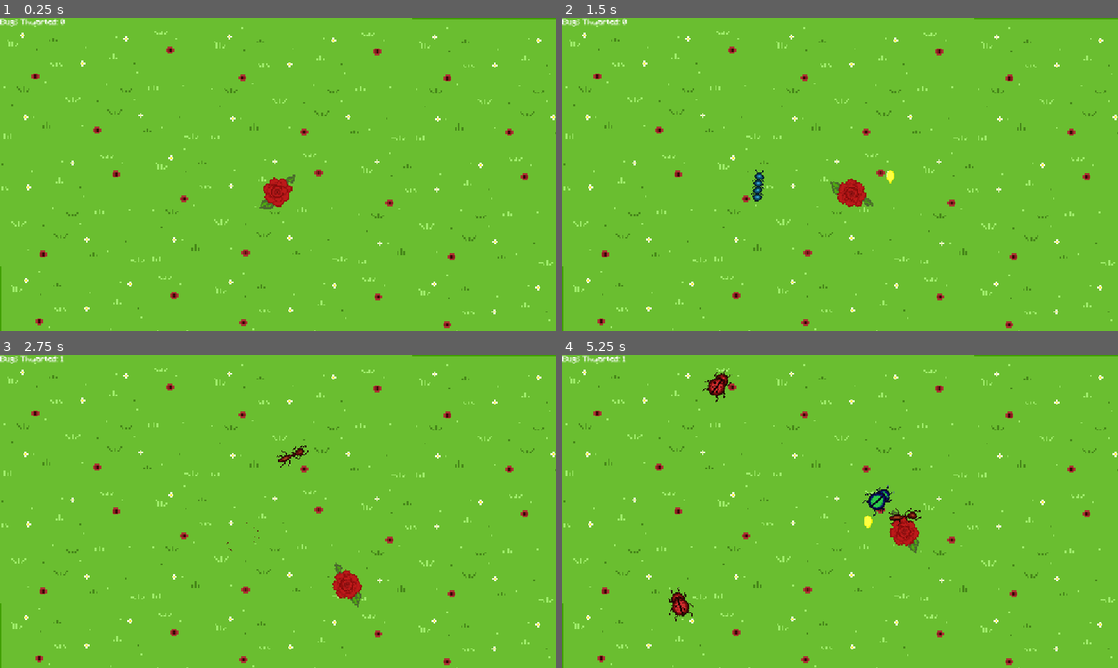
Above: before the commit, frames 1-4 (two rows, left to right).
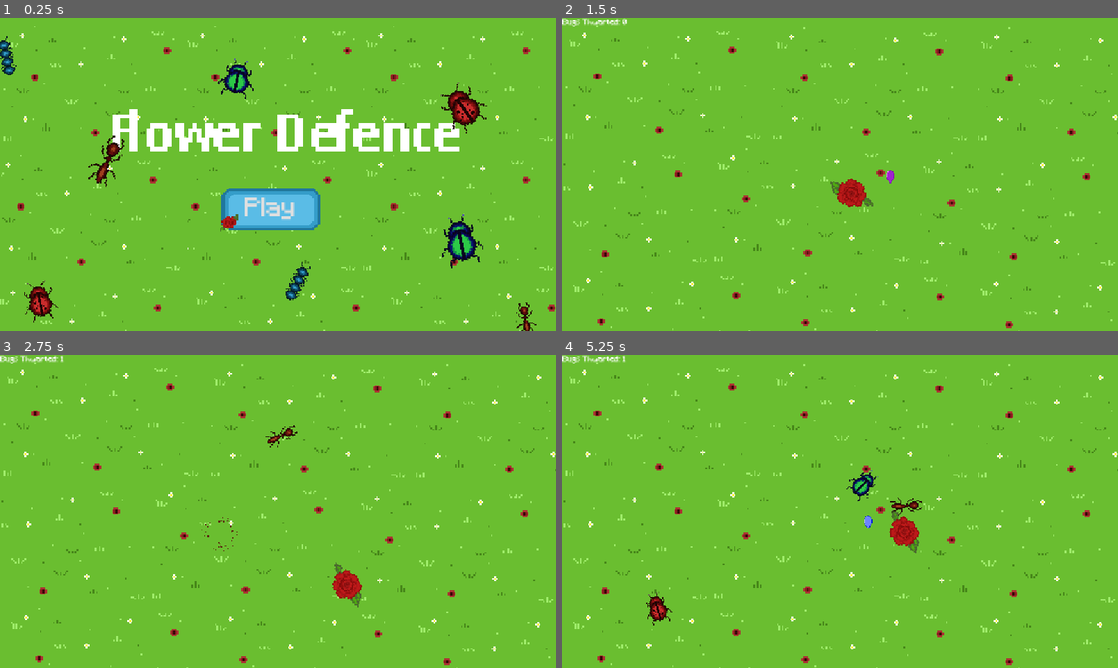
Above: after the commit, the same moments.

Repository: kazziecore/flower-shooter-game
Game: Godot game, scene res://scenes/menu.tscn
The game is run twice, just before and just after one commit, with the same random seed, the same clock (stepped at 60 frames per second) and the same inputs. Before the commit the project starts from res://scenes/game.tscn.
Inputs (mouse positions are in pixels of both pictures, inside the frame that each line leads up to):
- Up to frame 1 (0.25 s): no input
- Up to frame 2 (1.5 s): click (834, 208) at 0.5 s, where only the run after the commit has a clickable "Play"; move the mouse to (962, 158) at 1.27 s; hold D (right) from 1.28 s (still down); click (962, 158) at 1.35 s
- Up to frame 3 (2.75 s): move the mouse to (166, 527) at 2.02 s; release D (right) at 2.03 s; hold S (down) from 2.03 s (still down); click (166, 527) at 2.1 s
- Up to frame 4 (5.25 s): move the mouse to (895, 442) at 2.77 s; release S (down) at 2.78 s; hold D (right) 2.78-3.53 s; click (895, 442) at 2.85 s; move the mouse to (812, 574) at 3.52 s; hold W (up) 3.53-4.28 s; click (812, 574) at 3.6 s; move the mouse to (1006, 558) at 4.27 s; hold A (left) from 4.28 s (still down); click (1006, 558) at 4.35 s; move the mouse to (673, 464) at 5.02 s; click (673, 464) at 5.1 s

The runs differ from the first frame. In frame 1, 12% of the frame differs, in the area x 0-100%, y 0-100%; in frame 2, 0.3%; in frame 3, 0.4%; in frame 4, 1.5%.

Commit message:
Menu
added animated sprites, background, play button and title to menu

Diff:
--- a/flower-shooter-game/menu.gd
+++ b/flower-shooter-game/menu.gd
@@ -1,5 +1,4 @@
 extends Control
-
 
 
 func _on_play_pressed() -> void:
--- a/flower-shooter-game/project.godot
+++ b/flower-shooter-game/project.godot
@@ -11,7 +11,7 @@
 [application]
 
 config/name="flower shooter game"
-run/main_scene="uid://bxi8qaj4bttlu"
+run/main_scene="uid://cgw1txnpjkcgt"
 config/features=PackedStringArray("4.4", "Forward Plus")
 
 [autoload]
@@ -61,4 +61,4 @@
 [rendering]
 
 anti_aliasing/quality/msaa_2d=2
-environment/defaults/default_clear_color=Color(0.252887, 0.627131, 1.15514e-06, 1)
+environment/defaults/default_clear_color=Color(0.415686, 0.745098, 0.188235, 1)
--- a/flower-shooter-game/scenes/menu.tscn
+++ b/flower-shooter-game/scenes/menu.tscn
@@ -1,7 +1,99 @@
-[gd_scene load_steps=3 format=3 uid="uid://cgw1txnpjkcgt"]
+[gd_scene load_steps=22 format=3 uid="uid://cgw1txnpjkcgt"]
 
 [ext_resource type="Script" uid="uid://xmdu017e1i1y" path="res://menu.gd" id="1_yqeox"]
 [ext_resource type="FontFile" uid="uid://b3qr6voqtlwwg" path="res://assets/Minecraft.ttf" id="2_vjb58"]
+[ext_resource type="Texture2D" uid="uid://bs236w0m85at4" path="res://assets/Button.png" id="3_con2f"]
+[ext_resource type="Texture2D" uid="uid://ctj4mut5al4qb" path="res://assets/FlowerDefence.png" id="4_mhnvy"]
+[ext_resource type="Texture2D" uid="uid://djrgefouytwaw" path="res://assets/Ant Anim.png" id="5_4ytvr"]
+[ext_resource type="Texture2D" uid="uid://bjee8sdp1tl5f" path="res://assets/Beetle Anim.png" id="6_v86rl"]
+[ext_resource type="Texture2D" uid="uid://bvoc7c08gwmh7" path="res://assets/Ladybug Anim.png" id="7_13sgg"]
+[ext_resource type="Texture2D" uid="uid://cippah1mtqx3f" path="res://assets/Caterpillar Anim.png" id="7_i6lef"]
+[ext_resource type="Texture2D" uid="uid://b474tbaleourq" path="res://assets/ground.png" id="9_i6lef"]
+
+[sub_resource type="StyleBoxEmpty" id="StyleBoxEmpty_con2f"]
+
+[sub_resource type="StyleBoxEmpty" id="StyleBoxEmpty_4ytvr"]
+
+[sub_resource type="StyleBoxEmpty" id="StyleBoxEmpty_mhnvy"]
+
+[sub_resource type="AtlasTexture" id="AtlasTexture_g3eks"]
+atlas = ExtResource("5_4ytvr")
+region = Rect2(0, 0, 32, 32)
+
+[sub_resource type="AtlasTexture" id="AtlasTexture_v86rl"]
+atlas = ExtResource("5_4ytvr")
+region = Rect2(32, 0, 32, 32)
+
+[sub_resource type="AtlasTexture" id="AtlasTexture_i6lef"]
+atlas = ExtResource("6_v86rl")
+region = Rect2(0, 0, 32, 32)
+
+[sub_resource type="AtlasTexture" id="AtlasTexture_70i5f"]
+atlas = ExtResource("6_v86rl")
+region = Rect2(32, 0, 32, 32)
+
+[sub_resource type="AtlasTexture" id="AtlasTexture_6cdou"]
+atlas = ExtResource("7_i6lef")
+region = Rect2(0, 0, 32, 32)
+
+[sub_resource type="AtlasTexture" id="AtlasTexture_i42df"]
+atlas = ExtResource("7_i6lef")
+region = Rect2(32, 0, 32, 32)
+
+[sub_resource type="AtlasTexture" id="AtlasTexture_mj5lg"]
+atlas = ExtResource("7_13sgg")
+region = Rect2(0, 0, 32, 32)
+
+[sub_resource type="AtlasTexture" id="AtlasTexture_ufwb2"]
+atlas = ExtResource("7_13sgg")
+region = Rect2(32, 0, 32, 32)
+
+[sub_resource type="SpriteFrames" id="SpriteFrames_13sgg"]
+animations = [{
+"frames": [{
+"duration": 1.5,
+"texture": SubResource("AtlasTexture_g3eks")
+}, {
+"duration": 1.5,
+"texture": SubResource("AtlasTexture_v86rl")
+}],
+"loop": true,
+"name": &"Ant",
+"speed": 4.0
+}, {
+"frames": [{
+"duration": 1.5,
+"texture": SubResource("AtlasTexture_i6lef")
+}, {
+"duration": 1.5,
+"texture": SubResource("AtlasTexture_70i5f")
+}],
+"loop": true,
+"name": &"Beetle",
+"speed": 5.0
+}, {
+"frames": [{
+"duration": 1.5,
+"texture": SubResource("AtlasTexture_6cdou")
+}, {
+"duration": 1.5,
+"texture": SubResource("AtlasTexture_i42df")
+}],
+"loop": true,
+"name": &"Catterpillar",
+"speed": 5.0
+}, {
+"frames": [{
+"duration": 1.5,
+"texture": SubResource("AtlasTexture_mj5lg")
+}, {
+"duration": 1.5,
+"texture": SubResource("AtlasTexture_ufwb2")
+}],
+"loop": true,
+"name": &"LadyBug",
+"speed": 5.0
+}]
 
 [node name="Menu" type="Control"]
 layout_mode = 3
@@ -16,26 +108,183 @@
 grow_vertical = 2
 script = ExtResource("1_yqeox")
 
-[node name="MarginContainer" type="MarginContainer" parent="."]
+[node name="play" type="Button" parent="."]
 layout_mode = 1
-anchors_preset = -1
-anchor_top = 0.014
-anchor_bottom = 0.014
-offset_left = 462.0
-offset_top = 292.912
-offset_right = 636.0
-offset_bottom = 321.912
-
-[node name="VBoxContainer" type="VBoxContainer" parent="MarginContainer"]
-layout_mode = 2
-
-[node name="Play" type="Button" parent="MarginContainer/VBoxContainer"]
-texture_filter = 1
-layout_mode = 2
-size_flags_horizontal = 4
-size_flags_vertical = 0
+anchors_preset = 8
+anchor_left = 0.5
+anchor_top = 0.5
+anchor_right = 0.5
+anchor_bottom = 0.5
+offset_left = -235.0
+offset_top = -39.0
+offset_right = 20.0
+offset_bottom = 39.0
+grow_horizontal = 2
+grow_vertical = 2
 theme_override_fonts/font = ExtResource("2_vjb58")
-theme_override_font_sizes/font_size = 36
+theme_override_font_sizes/font_size = 51
+theme_override_styles/hover = SubResource("StyleBoxEmpty_con2f")
+theme_override_styles/pressed = SubResource("StyleBoxEmpty_4ytvr")
+theme_override_styles/normal = SubResource("StyleBoxEmpty_mhnvy")
 text = "Play"
 
-[connection signal="pressed" from="MarginContainer/VBoxContainer/Play" to="." method="_on_play_pressed"]
+[node name="Sprite2D" type="Sprite2D" parent="play"]
+z_index = -1
+texture_filter = 1
+position = Vector2(129, 37)
+scale = Vector2(3.40625, 2.875)
+texture = ExtResource("3_con2f")
+
+[node name="Sprite2D" type="Sprite2D" parent="."]
+texture_filter = 1
+position = Vector2(598, 236)
+scale = Vector2(8.79126, 9.65625)
+texture = ExtResource("4_mhnvy")
+
+[node name="Ant" type="AnimatedSprite2D" parent="."]
+texture_filter = 1
+position = Vector2(225, 293)
+rotation = 0.444837
+scale = Vector2(3.375, 3.25)
+sprite_frames = SubResource("SpriteFrames_13sgg")
+animation = &"Ant"
+autoplay = "Ant"
+frame_progress = 0.167225
+speed_scale = 0.635
+
+[node name="Ant2" type="AnimatedSprite2D" parent="."]
+texture_filter = 1
+position = Vector2(1090, 620)
+rotation = -0.159301
+scale = Vector2(2.31774, 2.07138)
+sprite_frames = SubResource("SpriteFrames_13sgg")
+animation = &"Ant"
+autoplay = "Ant"
+frame_progress = 0.575563
+speed_scale = 0.635
+
+[node name="Beetle" type="AnimatedSprite2D" parent="."]
+texture_filter = 1
+position = Vector2(956, 459)
+rotation = -0.193606
+scale = Vector2(3.375, 3.25)
+sprite_frames = SubResource("SpriteFrames_13sgg")
+animation = &"Beetle"
+autoplay = "Beetle"
+frame_progress = 0.131142
+speed_scale = 0.635
+
+[node name="Beetle2" type="AnimatedSprite2D" parent="."]
+texture_filter = 1
+position = Vector2(493, 123)
+rotation = 0.203367
+scale = Vector2(2.90045, 2.41219)
+sprite_frames = SubResource("SpriteFrames_13sgg")
+animation = &"Beetle"
+autoplay = "Beetle"
+frame_progress = 0.260406
+speed_scale = 0.635
+
+[node name="LadyBug" type="AnimatedSprite2D" parent="."]
+texture_filter = 1
+position = Vector2(84, 584)
+rotation = -0.193606
+scale = Vector2(2.67313, 2.51882)
+sprite_frames = SubResource("SpriteFrames_13sgg")
+animation = &"LadyBug"
+autoplay = "LadyBug"
+frame_progress = 0.761918
+speed_scale = 0.635
+
+[node name="LadyBug2" type="AnimatedSprite2D" parent="."]
+texture_filter = 1
+position = Vector2(960, 183)
+rotation = -0.624578
+scale = Vector2(3.32813, 3.01096)
+sprite_frames = SubResource("SpriteFrames_13sgg")
+animation = &"LadyBug"
+autoplay = "LadyBug"
+frame_progress = 0.951682
+speed_scale = 0.635
+
+[node name="Catterpillar" type="AnimatedSprite2D" parent="."]
+texture_filter = 1
+position = Vector2(618, 545)
+rotation = 0.474647
+scale = Vector2(2.67313, 2.51882)
+sprite_frames = SubResource("SpriteFrames_13sgg")
+animation = &"Catterpillar"
+autoplay = "Catterpillar"
+frame_progress = 0.137437
+speed_scale = 0.635
+
+[node name="Catterpillar2" type="AnimatedSprite2D" parent="."]
+texture_filter = 1
+position = Vector2(14, 76.9999)
+rotation = -0.212634
+scale = Vector2(2.67313, 2.51882)
+sprite_frames = SubResource("SpriteFrames_13sgg")
+animation = &"Catterpillar"
+autoplay = "Catterpillar"
+frame_progress = 0.308115
+speed_scale = 0.635
+
+[node name="ParallaxBackground" type="ParallaxBackground" parent="."]
+
+[node name="ParallaxLayer" type="ParallaxLayer" parent="ParallaxBackground"]
+
+[node name="Sprite2D" type="Sprite2D" parent="ParallaxBackground/ParallaxLayer"]
+texture_filter = 1
+position = Vector2(205, 130)
+scale = Vector2(3.29688, 3.68056)
+texture = ExtResource("9_i6lef")
+
+[node name="Sprite2D2" type="Sprite2D" parent="ParallaxBackground/ParallaxLayer"]
+texture_filter = 1
+position = Vector2(579, 130)
+scale = Vector2(3.29688, 3.68056)
+texture = ExtResource("9_i6lef")
+
+[node name="Sprite2D3" type="Sprite2D" parent="ParallaxBackground/ParallaxLayer"]
+texture_filter = 1
+position = Vector2(949, 130)
+scale = Vector2(3.29688, 3.68056)
+texture = ExtResource("9_i6lef")
+
+[node name="Sprite2D4" type="Sprite2D" parent="ParallaxBackground/ParallaxLayer"]
+texture_filter = 1
+position = Vector2(949, 397)
+scale = Vector2(3.29688, 3.68056)
+texture = ExtResource("9_i6lef")
+
+[node name="Sprite2D5" type="Sprite2D" parent="ParallaxBackground/ParallaxLayer"]
+texture_filter = 1
+position = Vector2(538, 397)
+scale = Vector2(3.29688, 3.68056)
+texture = ExtResource("9_i6lef")
+
+[node name="Sprite2D6" type="Sprite2D" parent="ParallaxBackground/ParallaxLayer"]
+texture_filter = 1
+position = Vector2(176, 397)
+scale = Vector2(3.29688, 3.68056)
+texture = ExtResource("9_i6lef")
+
+[node name="Sprite2D7" type="Sprite2D" parent="ParallaxBackground/ParallaxLayer"]
+texture_filter = 1
+position = Vector2(186, 662)
+scale = Vector2(3.29688, 3.68056)
+texture = ExtResource("9_i6lef")
+
+[node name="Sprite2D8" type="Sprite2D" parent="ParallaxBackground/ParallaxLayer"]
+texture_filter = 1
+position = Vector2(597, 662)
+scale = Vector2(3.29688, 3.68056)
+texture = ExtResource("9_i6lef")
+
+[node name="Sprite2D9" type="Sprite2D" parent="ParallaxBackground/ParallaxLayer"]
+texture_filter = 1
+position = Vector2(1002, 662)
+scale = Vector2(3.29688, 3.68056)
+texture = ExtResource("9_i6lef")
+
+[connection signal="pressed" from="play" to="." method="_on_play_pressed"]
Binary file added: flower-shooter-game/assets/Ant Anim.png
Not shown, added: flower-shooter-game/assets/Ant Anim.png.import
Binary file added: flower-shooter-game/assets/Beetle Anim.png
Not shown, added: flower-shooter-game/assets/Beetle Anim.png.import
Binary file added: flower-shooter-game/assets/Caterpillar Anim.png
Not shown, added: flower-shooter-game/assets/Caterpillar Anim.png.import
Binary file added: flower-shooter-game/assets/FlowerDefence.png
Not shown, added: flower-shooter-game/assets/FlowerDefence.png.import
Binary file added: flower-shooter-game/assets/Ladybug Anim.png
Not shown, added: flower-shooter-game/assets/Ladybug Anim.png.import
